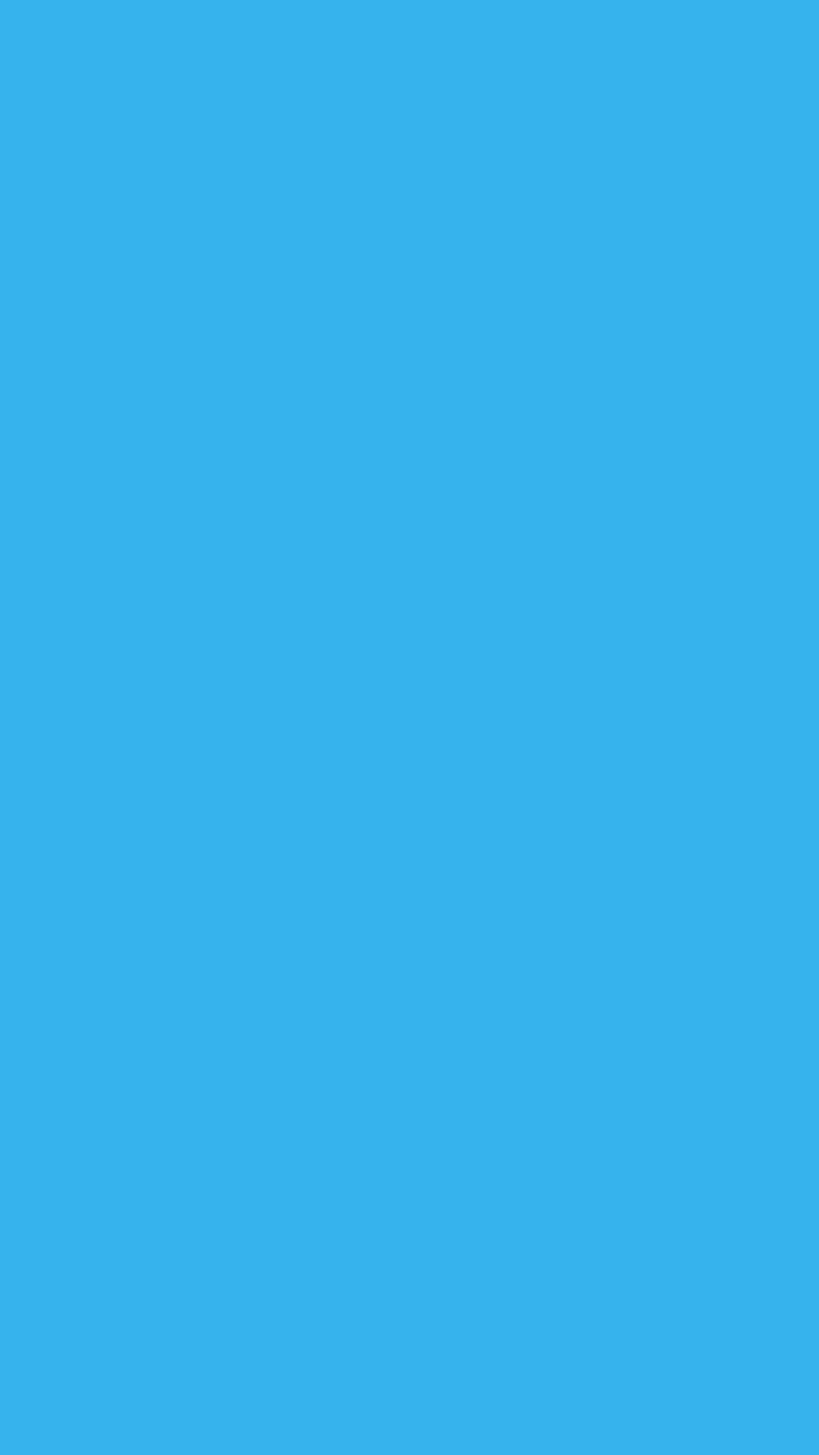
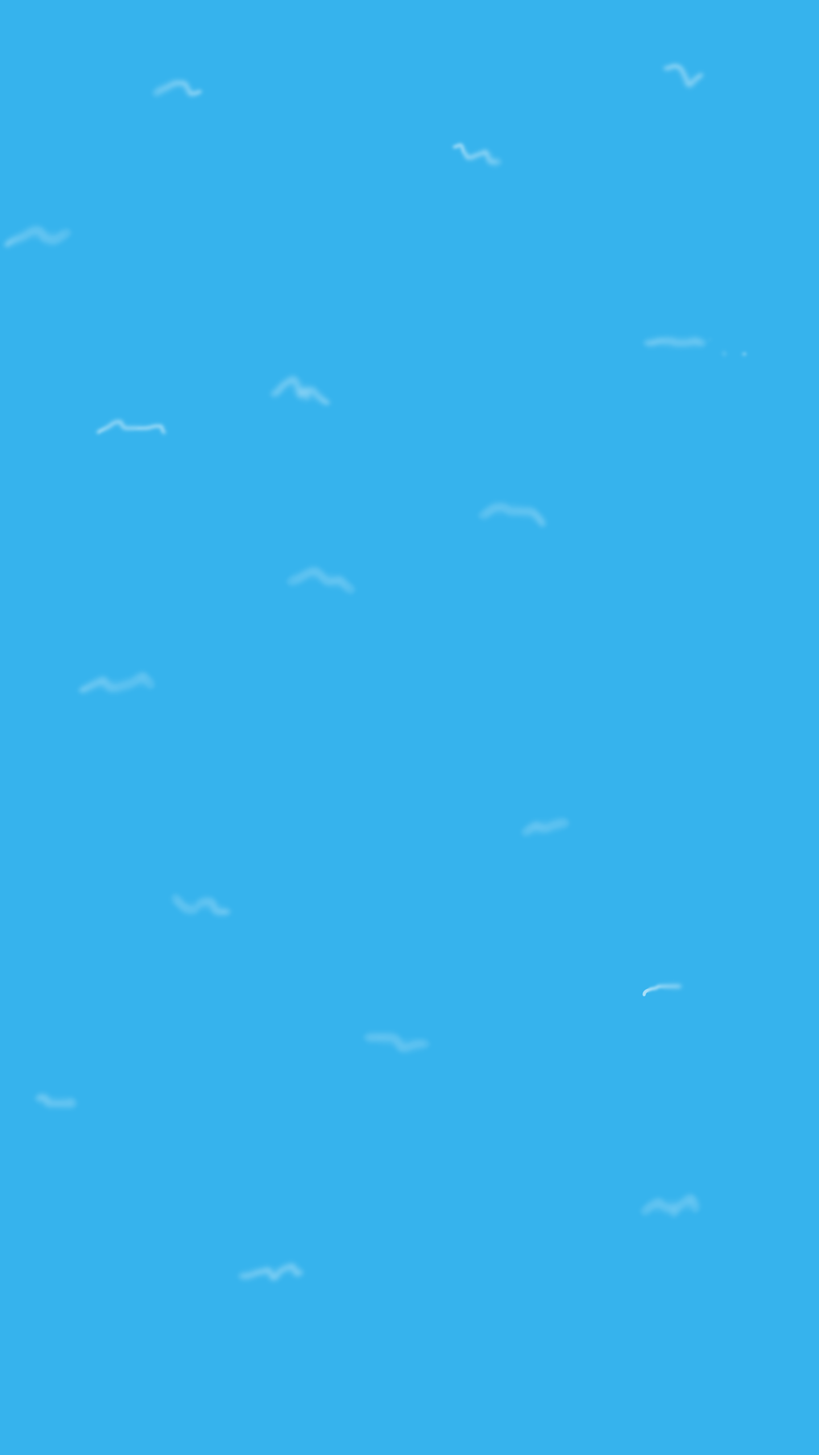
Two versions of the same layered image (819×1455). Layer-by-layer changes:
renamed "Layer 2" to "Layer 4", showed it, opacity 100% → 57%, painted on it over [1, 60, 749, 1285]
